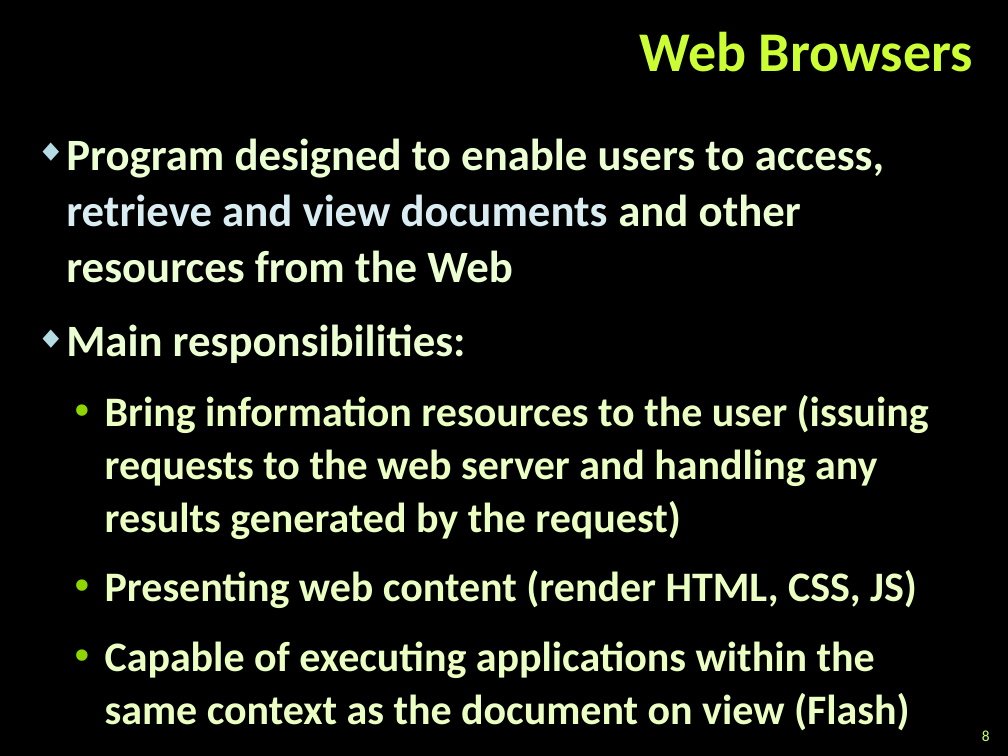
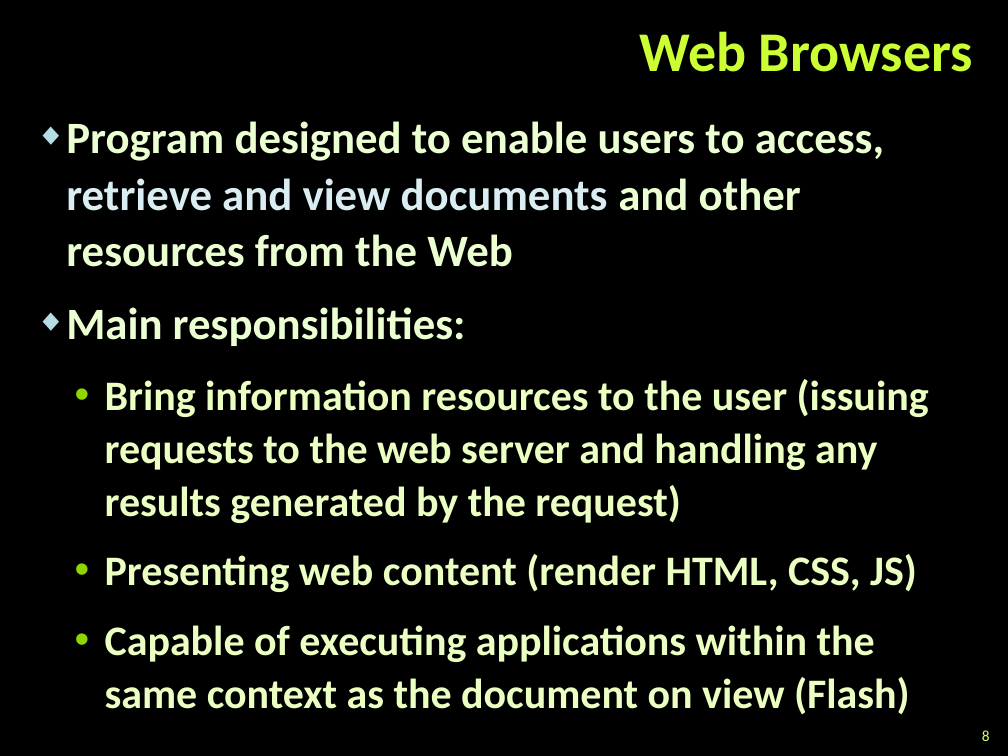
Before and after one commit to tddold/Telerik-Academy, a slide deck: slide 8 of Web Design &UI/1. HTML Basics/Presentations/Web-Technologies-Basics.pptx. Drawn at 1008x756 pixels with LibreOffice and Linux fonts; fonts in the diff are those of the drawing; background and template pictures are left out. Boxes give left, top, right and bottom in pixels: in the first picture for what was removed or moved away, otherwise in the second. Text is boxed around its words. In the diff, an @@ line names an element or a change of style, - is before the commit and + after.

```diff
--- a/Web Design &UI/1. HTML Basics/Presentations/Web-Technologies-Basics.pptx
+++ b/Web Design &UI/1. HTML Basics/Presentations/Web-Technologies-Basics.pptx
@@ text "Program designed to enable users ...": place and size @@
-text "Program designed to enable users ..." at (66, 138, 929, 730)
+text "Program designed to enable users ..." at (66, 121, 929, 714)
```
Also in this commit, not shown: 11 other slides changed, 1 slide added, 10 other files.
